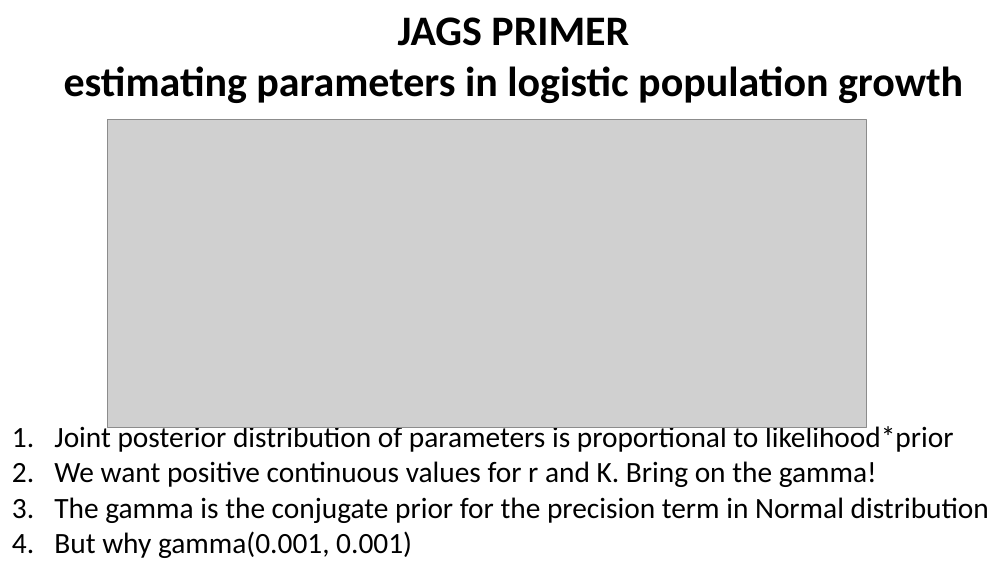
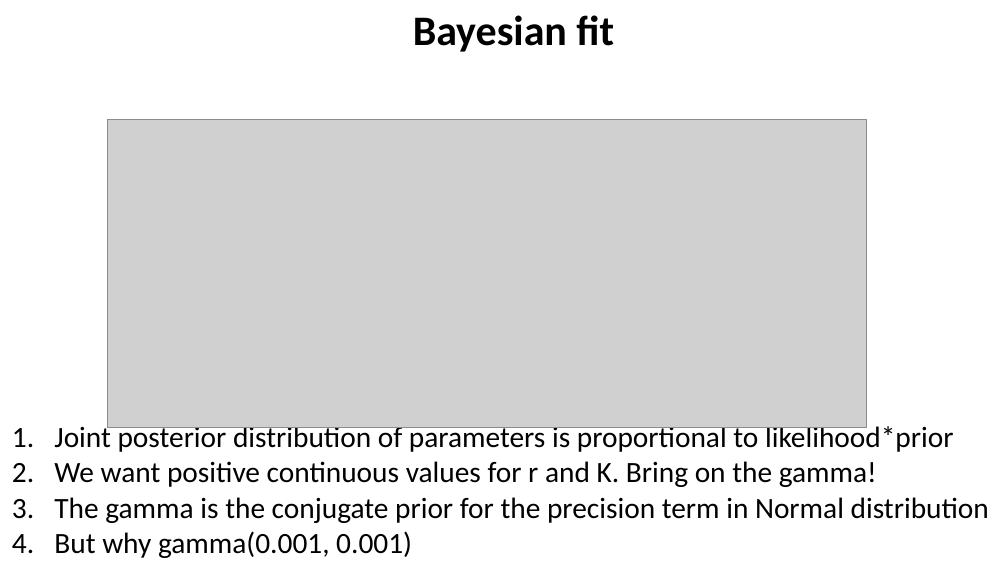
Before and after one commit to taaltree/FW536, a slide deck: slide 52 of Day4_Likelihood_BayesI/FW536_Day4_Afternoon_BayesI.pptx. Drawn at 1008x567 pixels with LibreOffice and Linux fonts; fonts in the diff are those of the drawing; grey boxes stand for pictures. Boxes give left, top, right and bottom in pixels: in the first picture for what was removed or moved away, otherwise in the second. Text is boxed around its words. In the diff, an @@ line names an element or a change of style, - is before the commit and + after.

```diff
--- a/Day4_Likelihood_BayesI/FW536_Day4_Afternoon_BayesI.pptx
+++ b/Day4_Likelihood_BayesI/FW536_Day4_Afternoon_BayesI.pptx
@@ text at (413, 15, 614, 52): text changed @@
-JAGS PRIMER
-estimating parameters in logistic population growth
+Bayesian fit
```
Also in this commit, not shown: 5 other slides changed, 6 slides removed, 3 other files.
